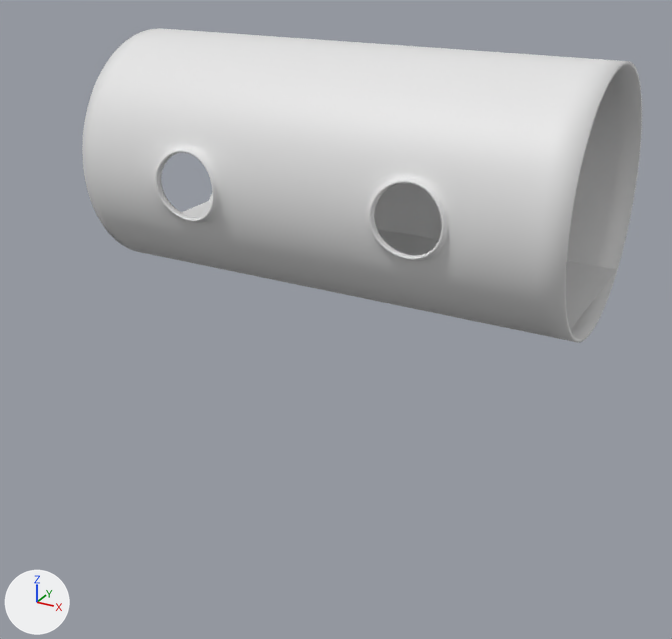
The Blender file Blender_Assets/straight_tube_4w.blend: old version first, new version second.
Camera for both pictures: a camera (50 mm lens) standing at (44.9, -65.6, 47.5) and looking at (8.0, 1.3, 14.0). The axes (+X, +Y, +Z) are drawn at lower left. The lights are the same throughout.
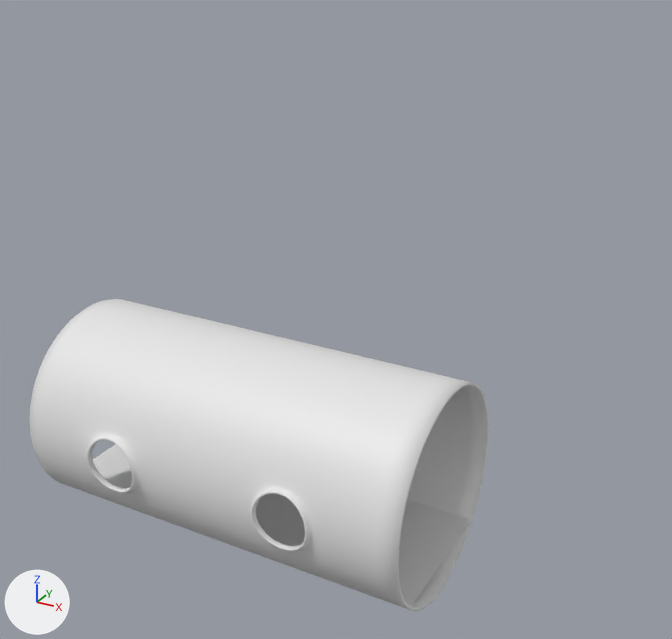
Where the newer file only moved an object's origin or applied its transform, the numbers keep the older frame.

Diff of the bpy script that builds the scene:
```diff
--- a/Blender_Assets/straight_tube_4w.blend.py
+++ b/Blender_Assets/straight_tube_4w.blend.py
@@ me_plane @@
 me_plane.from_pydata(...)  # 4 vertices, 1 face; spans x -1.0..1.0, y -1.0..1.0, z 0.0
 # used by ob_plane; location = (10.9, -0.2, 21.3); scale = (20.0, 6.8, 1.0)
-me_plane.vertices[0].co = (-1.0, -1.0, 0.0)
-me_plane.vertices[1].co = (1.0, -1.0, 0.0)  # pixel (570, 330)
-me_plane.vertices[2].co = (-1.0, 1.0, 0.0)  # pixel (209, 200)
-me_plane.vertices[3].co = (1.0, 1.0, 0.0)  # pixel (617, 268)
+# me_plane part 1
+me_plane.vertices[0].co = (-1.54, -1.0, -28.26)
+me_plane.vertices[1].co = (0.46, -1.0, -28.26)  # pixel (411, 605)
+me_plane.vertices[2].co = (-1.54, 1.07, -28.26)
+me_plane.vertices[3].co = (0.46, 1.07, -28.26)  # pixel (471, 519)
@@ me_circle_001 @@
 me_circle_001.from_pydata(...)  # 384 vertices, 328 faces; spans x -10.6..29.4, y -9.8..10.2, z 4.6..25.4
 # used by ob_circle_001; location = (1.4, 14.6, 28.1); rotation_euler = (1.571, 0.0, 0.0), in degrees (90, 0, 0)
+# me_circle_001 part 2: the whole mesh is moved by (-9.4, -0.2, -14.9)
@@ ob_circle_001 @@
 ob_circle_001 = bpy.data.objects.new('Circle.001', me_circle_001)
-ob_circle_001.location = (1.4, 14.6, 28.1)
+ob_circle_001.location = (0.0, 0.0, 0.0)
 ob_circle_001.rotation_euler = (1.571, 0.0, 0.0)  # degrees (90, 0, 0)
+ob_circle_001.scale = (0.999, 1.03, 1.03)
 _m = ob_circle_001.modifiers.new('Subdivision', 'SUBSURF')
```

Location of each change, [x1, y1, x2, y2] in pixels of the pictures (672 x 639 px):
'Circle.001', moved, rescaled (18% narrower)
    before: [82, 28, 642, 343]
    after: [30, 299, 488, 611]
'Plane', reshaped
    before: [181, 201, 617, 330]
    after: [93, 444, 471, 606]
